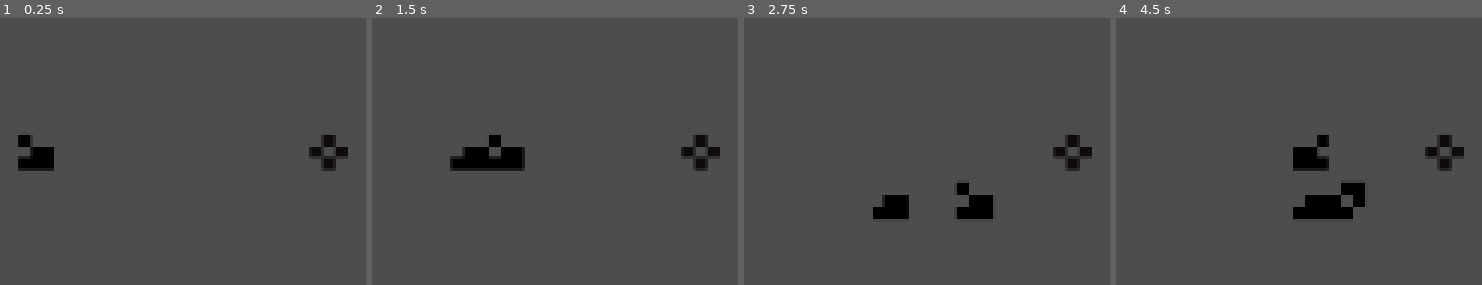
Above: before the commit, frames 1-4 (left to right).
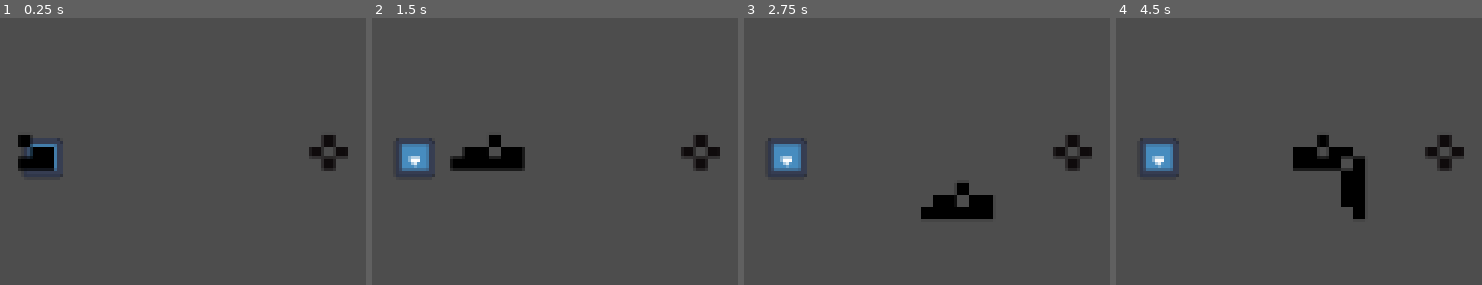
Above: after the commit, the same moments.

Repository: Vexcenot/SnakeRemastered
Game: Godot game, scene res://scenes scripts/main.tscn
The game is run twice, just before and just after one commit, with the same random seed, the same clock (stepped at 60 frames per second) and the same inputs. The engine's default icon, where the game draws it, is replaced by a stand-in: a white triangle on a blue panel in a dark square.
Inputs:
- Up to frame 1 (0.25 s): no input
- Up to frame 2 (1.5 s): tap Enter at 0.5 s; hold Right (ui_right) 0.53-1.28 s; hold Space (action) 0.53-1.28 s; hold Down (ui_down) from 1.28 s (still down); tap Shift (action2) at 1.35 s
- Up to frame 3 (2.75 s): release Down (ui_down) at 2.03 s; hold Right (ui_right) from 2.03 s (still down); hold Alt (action3) from 2.03 s (still down)
- Up to frame 4 (4.5 s): release Right (ui_right) at 2.78 s; release Alt (action3) at 2.78 s; hold Up (ui_up) 2.78-3.53 s; tap Space (action) at 2.85 s; hold Shift (action2) 3.53-4.28 s; hold Left (ui_left) from 3.53 s (still down); tap Enter at 4.25 s; tap Alt (action3) at 4.35 s

The runs differ from the first frame. In frame 1, 0.4% of the frame differs, in the area x 6-18%, y 44-60%; in frame 2, 1.1%; in frame 3, 2.6%; in frame 4, 3.5%, in the area x 6-69%, y 44-76%.

Commit message:
fixed all the segments arrays timing

Diff:
--- a/scenes scripts/main.tscn
+++ b/scenes scripts/main.tscn
@@ -1,9 +1,16 @@
-[gd_scene load_steps=3 format=3 uid="uid://djmp2arl0h67y"]
+[gd_scene load_steps=4 format=3 uid="uid://djmp2arl0h67y"]
 
 [ext_resource type="PackedScene" uid="uid://qsxibdu7sd4e" path="res://scenes scripts/player.tscn" id="1_ig7tw"]
 [ext_resource type="PackedScene" uid="uid://chuyydvfgw31t" path="res://scenes scripts/food.tscn" id="2_737ep"]
+[ext_resource type="Texture2D" uid="uid://cgbcvkny0wfqg" path="res://sprites/icon.svg" id="3_5grs8"]
 
 [node name="Node2D" type="Node2D"]
+
+[node name="Icon" type="Sprite2D" parent="."]
+position = Vector2(584.00006, 304)
+rotation = 3.1415927
+scale = Vector2(0.025736557, 0.025736557)
+texture = ExtResource("3_5grs8")
 
 [node name="Player" parent="." instance=ExtResource("1_ig7tw")]
 position = Vector2(584, 304)
--- a/scenes scripts/player.gd
+++ b/scenes scripts/player.gd
@@ -39,6 +39,7 @@
 		$headSprite.frame = 5
 	else:
 		$headSprite.frame = 2
+	print(rtBlocked)
 
 #spawns tail on game start
 #FIX THIS
@@ -53,10 +54,10 @@
 
 func update():
 	colCheck()
+	move()
+
 	spawnTail()
 	updateTail()
-	move()
-
 
 
 	#print("tur ", turnHistory)
--- a/scenes scripts/tail.gd
+++ b/scenes scripts/tail.gd
@@ -15,9 +15,11 @@
 func update():
 	#print(direction, nextDirection)
 	if !activate:
-		activate = true
+		#activate = true
 		visible = true
 		$StaticBody2D/CollisionShape2D.disabled = false
+		#print(direction, nextDirection)
+
 
 	if direction != nextDirection and direction != stop:
 		turning = true #true
--- a/scenes scripts/tail.tscn
+++ b/scenes scripts/tail.tscn
@@ -8,7 +8,6 @@
 [sub_resource type="RectangleShape2D" id="RectangleShape2D_ured2"]
 
 [node name="tailSprite" type="Sprite2D"]
-visible = false
 texture = ExtResource("1_e204m")
 hframes = 10
 frame = 1
